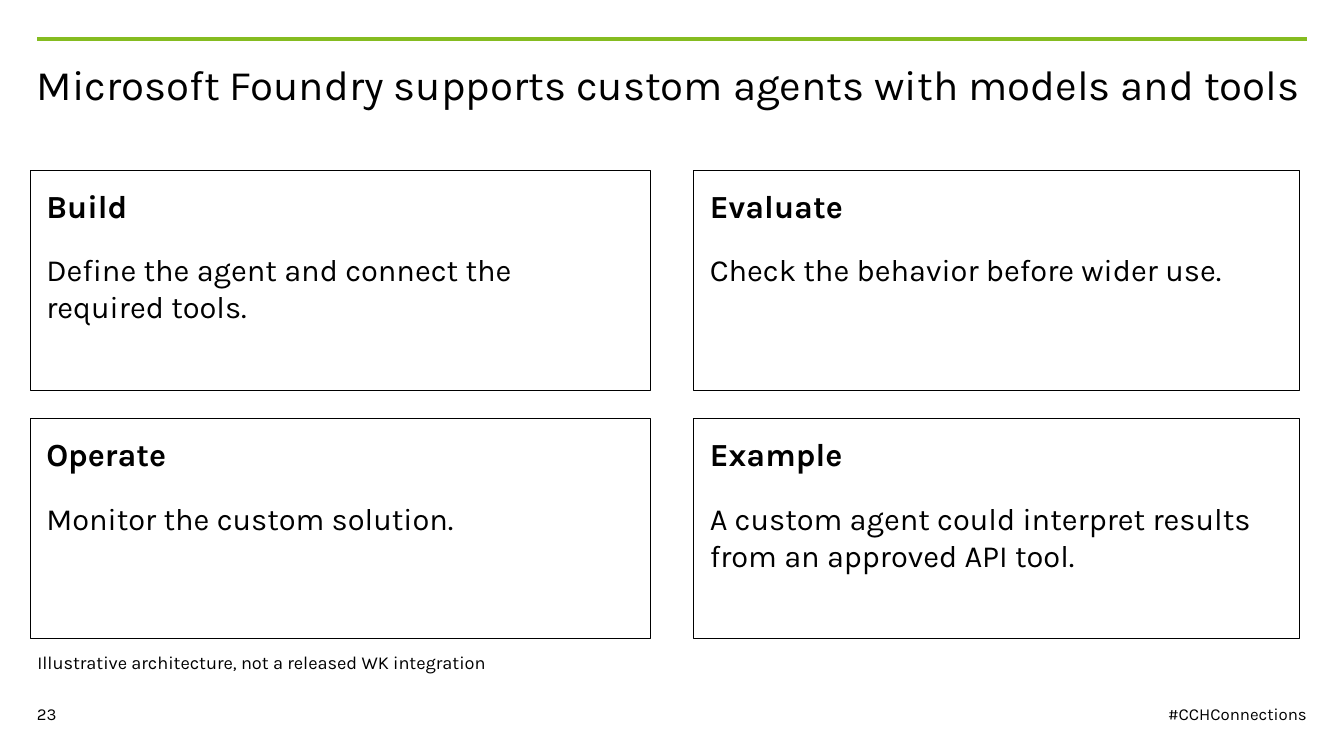
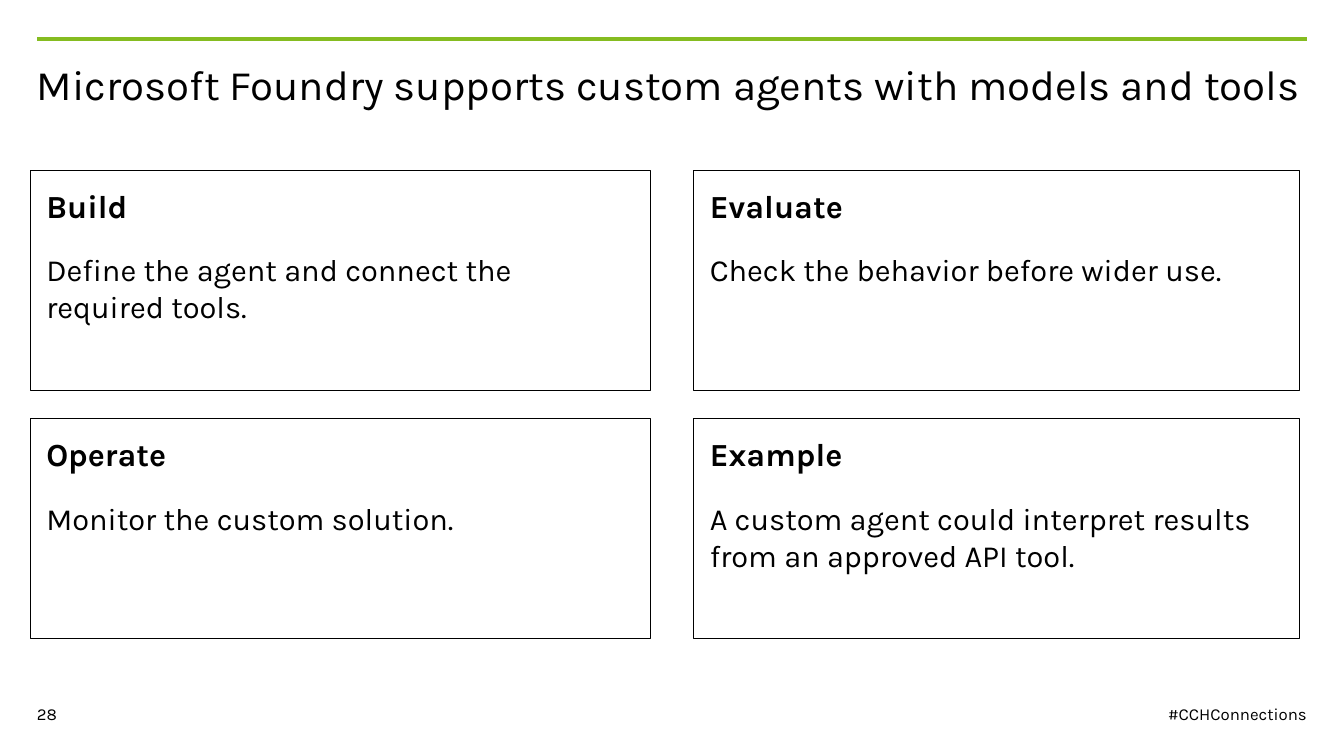
Before and after one commit to nathandyck/wk-tax-api, a slide deck: slide 28 of presentation/CCH-Connections-2026-WK-template.pptx (slide 23 before the commit). Drawn at 1344x756 pixels with LibreOffice and Linux fonts; fonts in the diff are those of the drawing. Boxes give left, top, right and bottom in pixels: in the first picture for what was removed or moved away, otherwise in the second. Text is boxed around its words. In the diff, an @@ line names an element or a change of style, - is before the commit and + after.

```diff
--- a/presentation/CCH-Connections-2026-WK-template.pptx
+++ b/presentation/CCH-Connections-2026-WK-template.pptx
@@ text removed at (37,656,485,674) @@
-Illustrative architecture, not a released WK integration
@@ page number at (37,709,57,721): text changed @@
-23
+28
```
Also in this commit, not shown: 20 other slides changed, 10 slides added, 10 slides removed.
